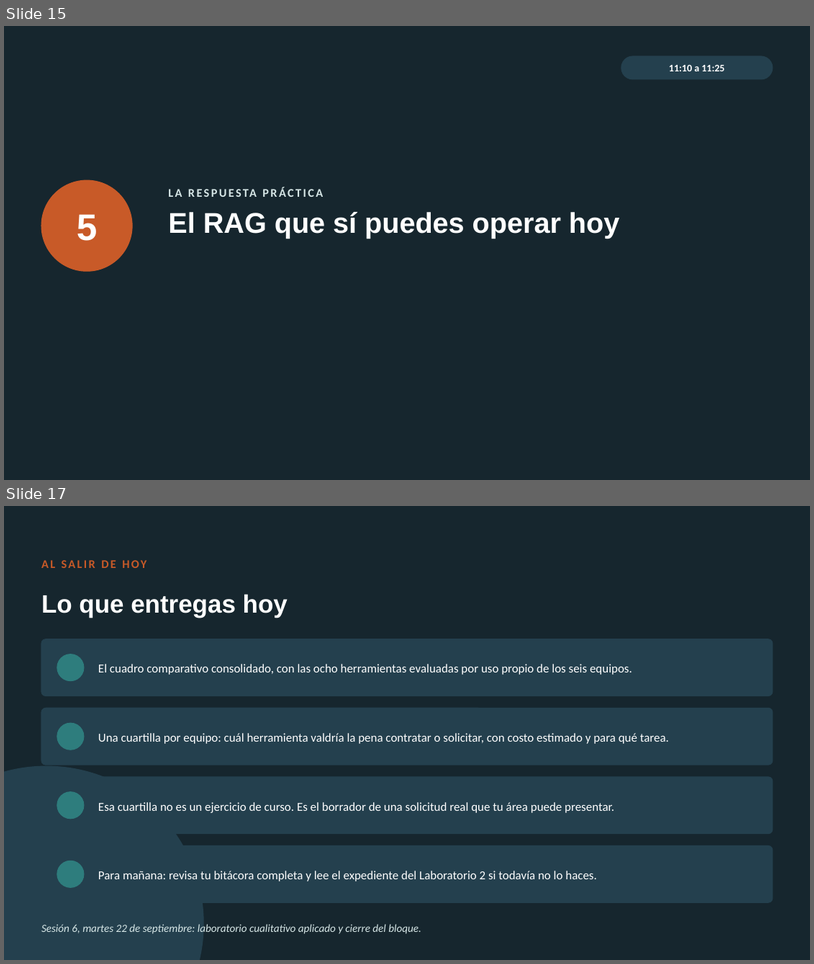
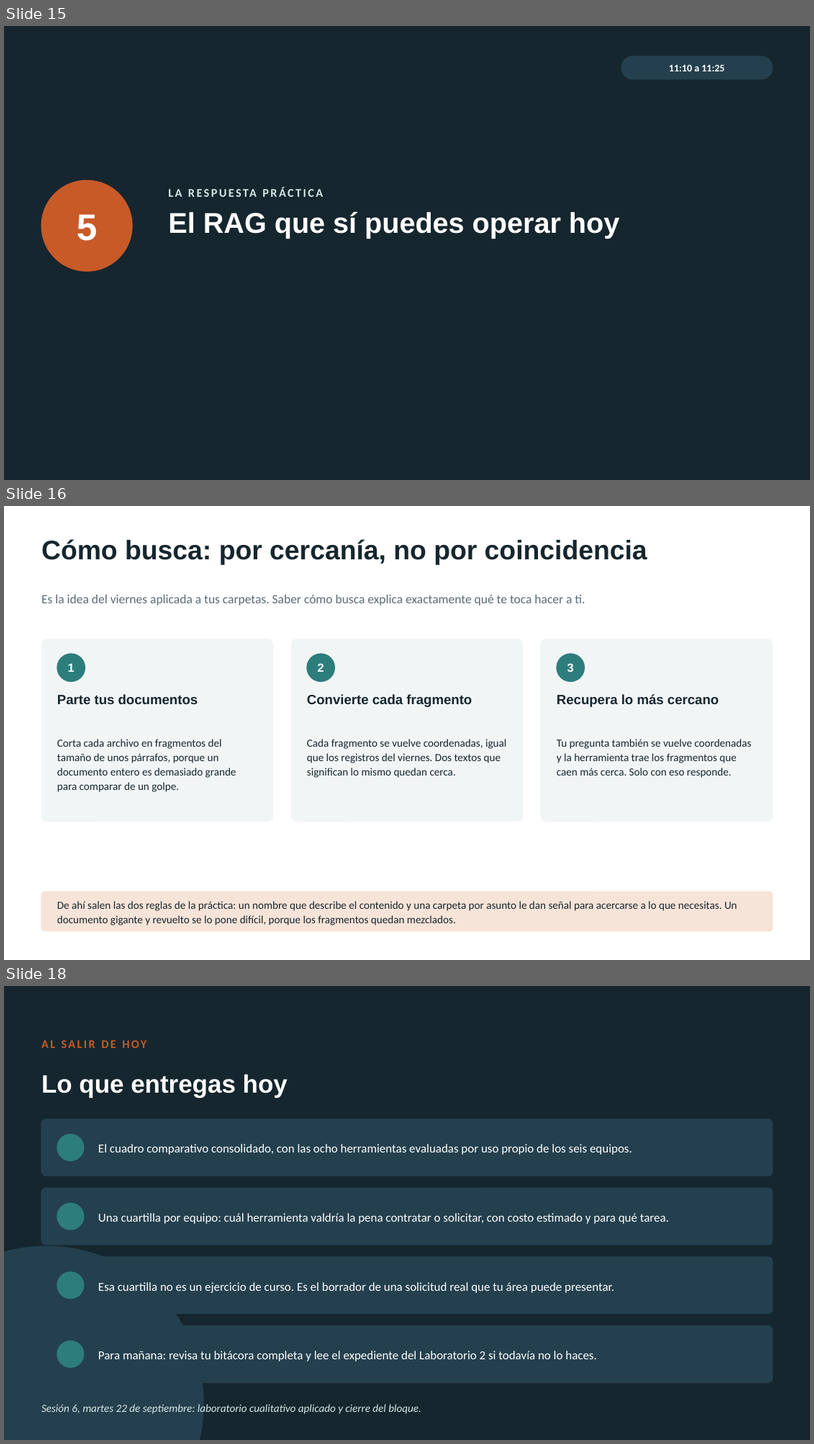
Before and after one commit to marvtrejo/curso-inegi-gen-ai, a slide deck: sesion-05/Sesion_05_Ecosistema_Herramientas.pptx. Shown one above the other, each under a label of ours: slides 15 and 17 before the commit, slides 15, 16 and 18 after it; the slides between them are not shown. The pictures are 814x964 and 814x1444 pixels, drawn with LibreOffice and Linux fonts; fonts in the diff are those of the drawing. Boxes give left, top, right and bottom in pixels: in the first picture for what was removed or moved away, otherwise in the second. Text is boxed around its words. In the diff, an @@ line names an element or a change of style, - is before the commit and + after.

```diff
--- a/sesion-05/Sesion_05_Ecosistema_Herramientas.pptx
+++ b/sesion-05/Sesion_05_Ecosistema_Herramientas.pptx
@@ slide 16 added at <box>4,506,810,960</box>, background #FFFFFF @@
@@ text added at <box>41,539,648,565</box>, 32 pt, text #16262E, bold @@
+Cómo busca: por cercanía, no por coincidencia
@@ text added at <box>41,595,585,605</box>, 15 pt, text #5A6B73 @@
+Es la idea del viernes aplicada a tus carpetas. Saber cómo busca explica exactamente qué te toca hacer a ti.
@@ rounded rectangle added at <box>41,639,273,821</box>, fill #F2F5F6, outline #F2F5F6 1 pt @@
@@ rounded rectangle added at <box>57,654,85,682</box>, fill #2E7D7D, outline #2E7D7D 1 pt @@
@@ rounded rectangle added at <box>291,639,523,821</box>, fill #F2F5F6, outline #F2F5F6 1 pt @@
@@ rounded rectangle added at <box>307,654,335,682</box>, fill #2E7D7D, outline #2E7D7D 1 pt @@
@@ rounded rectangle added at <box>541,639,773,821</box>, fill #F2F5F6, outline #F2F5F6 1 pt @@
@@ rounded rectangle added at <box>557,654,585,682</box>, fill #2E7D7D, outline #2E7D7D 1 pt @@
@@ text added at <box>68,663,75,672</box>, 14 pt, text #FFFFFF, bold @@
+1
@@ text added at <box>318,663,324,672</box>, 14 pt, text #FFFFFF, bold @@
+2
@@ text added at <box>568,663,574,672</box>, 14 pt, text #FFFFFF, bold @@
+3
@@ text added at <box>57,694,198,704</box>, 16 pt, text #16262E, bold @@
+Parte tus documentos
@@ text added at <box>307,694,472,707</box>, 16 pt, text #16262E, bold @@
+Convierte cada fragmento
@@ text added at <box>557,694,719,707</box>, 16 pt, text #16262E, bold @@
+Recupera lo más cercano
@@ text added at <box>57,739,237,792</box>, 13 pt, text #16262E @@
+Corta cada archivo en fragmentos del tamaño de unos párrafos, porque un documento entero es demasiado grande para comparar de un golpe.
@@ text added at <box>307,739,507,777</box>, 13 pt, text #16262E @@
+Cada fragmento se vuelve coordenadas, igual que los registros del viernes. Dos textos que significan lo mismo quedan cerca.
@@ text added at <box>557,739,751,777</box>, 13 pt, text #16262E @@
+Tu pregunta también se vuelve coordenadas y la herramienta trae los fragmentos que caen más cerca. Solo con eso responde.
@@ rounded rectangle added at <box>41,891,773,931</box>, fill #F7E4D8, outline #F7E4D8 1 pt @@
@@ text added at <box>57,901,738,925</box>, 13 pt, text #16262E @@
+De ahí salen las dos reglas de la práctica: un nombre que describe el contenido y una carpeta por asunto le dan señal para acercarse a lo que necesitas. Un documento gigante y revuelto se lo pone difícil, porque los fragmentos quedan mezclados.
@@ what was slide 17 is now slide 18 @@
```
Also in this commit, not shown: 1 slide changed, 4 other files.
